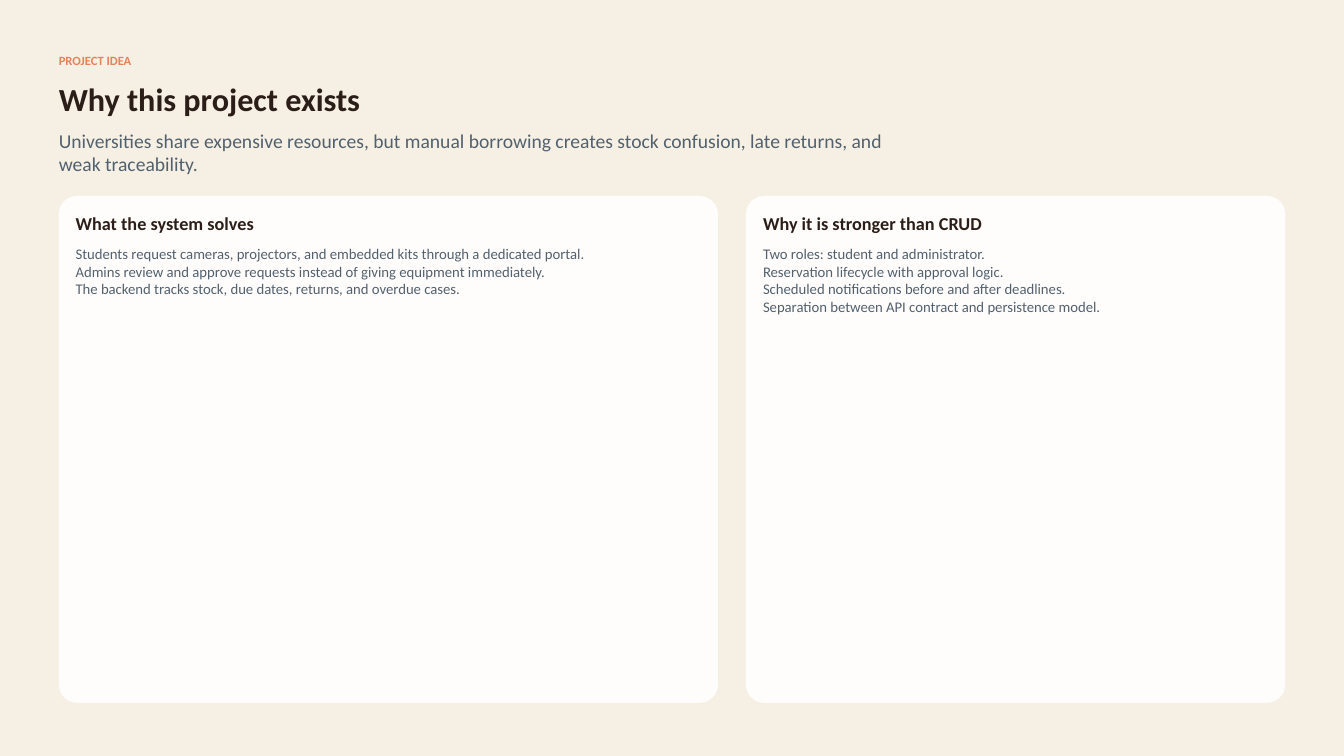
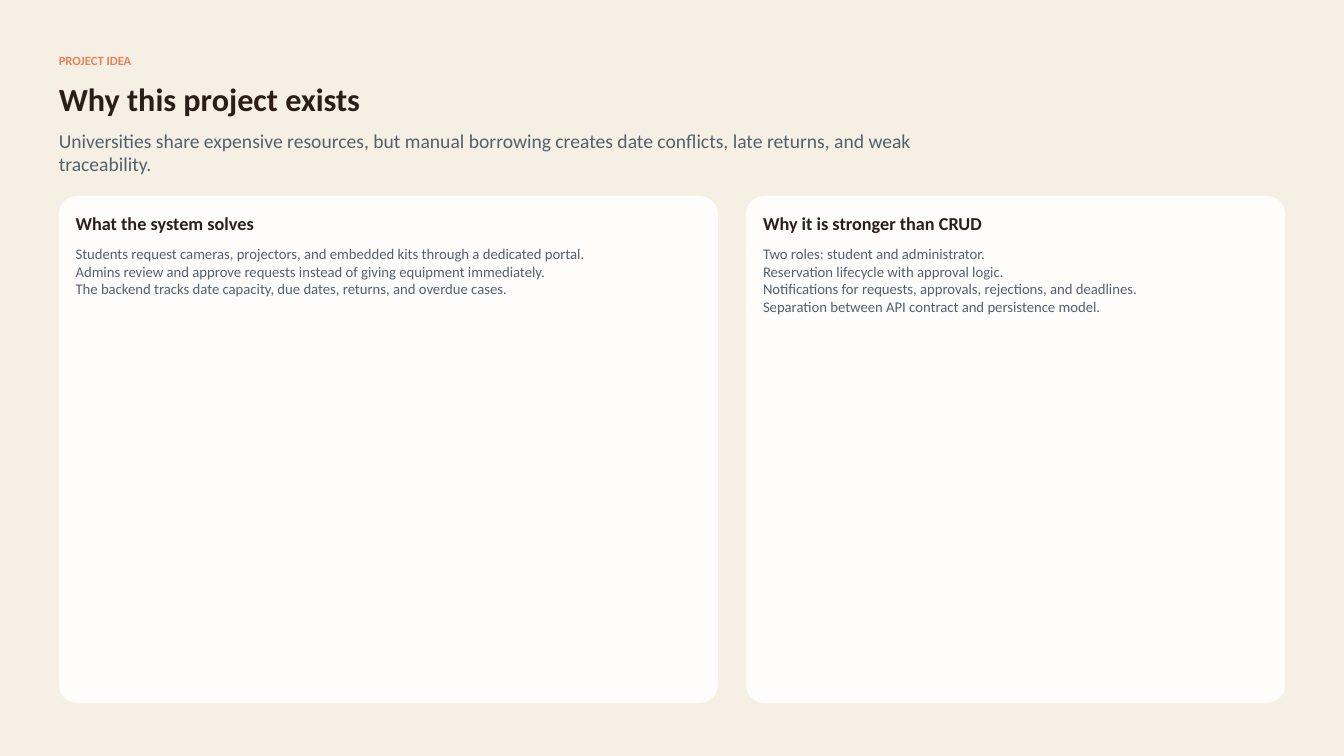
Before and after one commit to montassar1234/campus-resourcely, a slide deck: slide 2 of docs/Campus-Resourcely-Spring-Boot-Defense.pptx. Drawn at 1344x756 pixels with LibreOffice and Linux fonts; fonts in the diff are those of the drawing. Boxes give left, top, right and bottom in pixels: in the first picture for what was removed or moved away, otherwise in the second. Text is boxed around its words. In the diff, an @@ line names an element or a change of style, - is before the commit and + after.

```diff
--- a/docs/Campus-Resourcely-Spring-Boot-Defense.pptx
+++ b/docs/Campus-Resourcely-Spring-Boot-Defense.pptx
@@ text at bbox=[59, 134, 911, 174]: text changed @@
-Universities share expensive resources, but manual borrowing creates stock confusion, late returns, and weak traceability.
+Universities share expensive resources, but manual borrowing creates date conflicts, late returns, and weak traceability.
@@ text at bbox=[76, 283, 507, 297]: text changed @@
-The backend tracks stock, due dates, returns, and overdue cases.
+The backend tracks date capacity, due dates, returns, and overdue cases.
@@ text at bbox=[763, 284, 1137, 297]: text changed @@
-Scheduled notifications before and after deadlines.
+Notifications for requests, approvals, rejections, and deadlines.
```
Also in this commit, not shown: 8 other slides changed, 28 other files.
